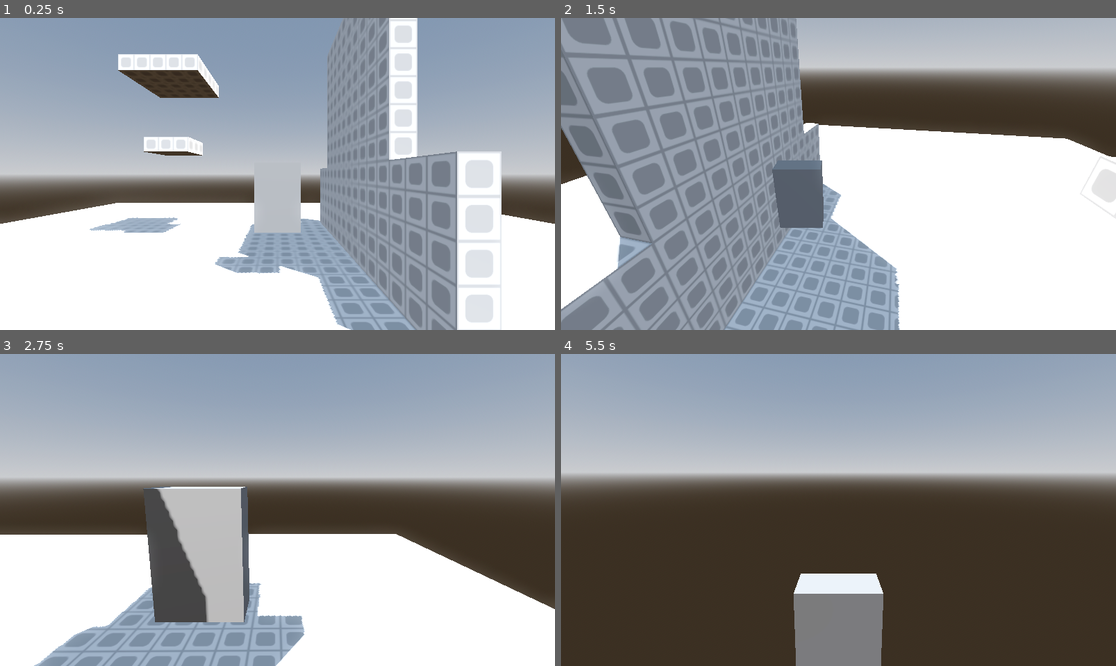
Above: before the commit, frames 1-4 (two rows, left to right).
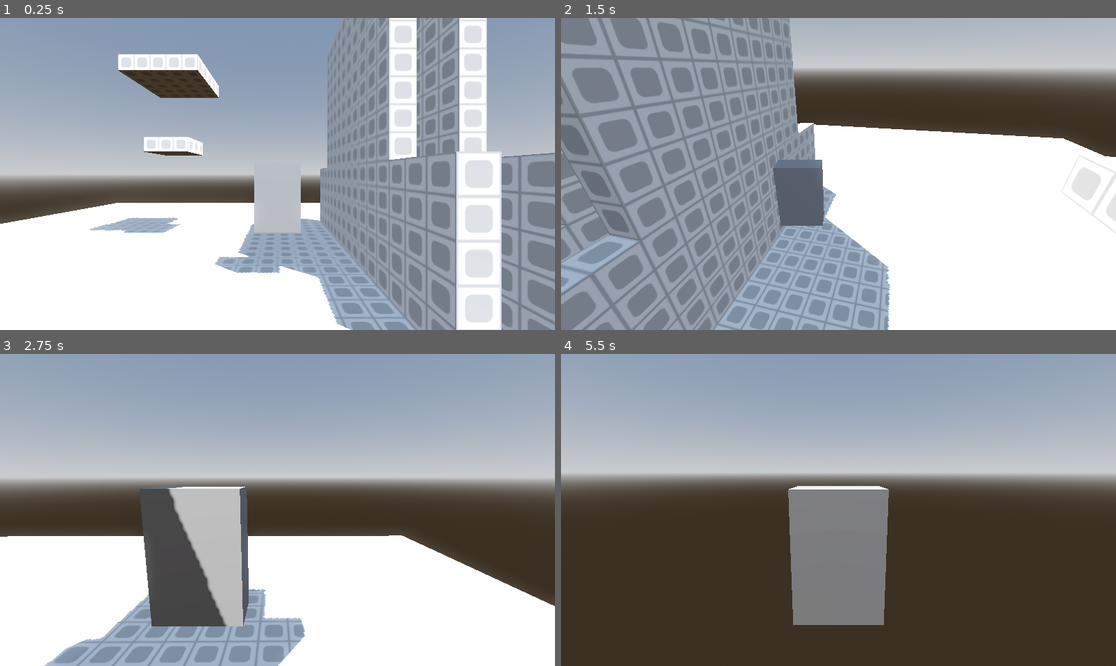
Above: after the commit, the same moments.

Repository: Natelytle/jomolith
Game: Godot game, scene res://Scenes/main.tscn
Two runs of this game, one before a commit and one after it. Both use one fixed random seed, a clock stepped at 60 frames per second and the inputs below.
Inputs (mouse positions are in pixels of both pictures, inside the frame that each line leads up to):
- Up to frame 1 (0.25 s): no input
- Up to frame 2 (1.5 s): move the mouse to (960, 158) at 0.52 s; hold D (right) 0.53-1.28 s; hold Right mouse button (right_click) 0.53-1.28 s; tap Space (jump) at 0.77 s; move the mouse to (727, 189) at 1.27 s; hold S (backward) from 1.28 s (still down); tap Shift (shift_lock) at 1.35 s
- Up to frame 3 (2.75 s): tap Space (jump) at 1.52 s; move the mouse to (288, 503) at 2.02 s; release S (backward) at 2.03 s; hold W (forward) from 2.03 s (still down); tap Mouse wheel up (zoom_in) at 2.1 s
- Up to frame 4 (5.5 s): keep holding W (forward); move the mouse to (832, 516) at 2.77 s; tap Mouse wheel down (zoom_out) at 2.85 s; tap Space (jump) at 3.02, 3.77, 4.52 s; move the mouse to (877, 513) at 3.52 s; hold Right mouse button (right_click) 3.53-4.28 s; move the mouse to (794, 506) at 4.27 s; tap Shift (shift_lock) at 4.35 s; move the mouse to (844, 510) at 5.02 s; tap Mouse wheel up (zoom_in) at 5.1 s

The runs differ from the first frame. In frame 1, 9.5% of the frame differs, in the area x 4-100%, y 0-100%; in frame 2, 22%, in the area x 0-100%, y 0-100%; in frame 3, 5.2%; in frame 4, 8.1%.

Commit message:
Fix bounce bug on edges

Diff:
--- a/Scenes/main.tscn
+++ b/Scenes/main.tscn
@@ -27,6 +27,16 @@
 [sub_resource type="StandardMaterial3D" id="StandardMaterial3D_jjvhh"]
 albedo_texture = ExtResource("1_jjgbg")
 uv1_offset = Vector3(0, 0.5, 0)
+uv1_triplanar = true
+
+[sub_resource type="StandardMaterial3D" id="StandardMaterial3D_kry3j"]
+albedo_texture = ExtResource("1_jjgbg")
+uv1_offset = Vector3(0.5, 0.5, 0)
+uv1_triplanar = true
+
+[sub_resource type="StandardMaterial3D" id="StandardMaterial3D_21xkr"]
+albedo_texture = ExtResource("1_jjgbg")
+uv1_offset = Vector3(0.5, 0.5, 0)
 uv1_triplanar = true
 
 [sub_resource type="PhysicsMaterial" id="PhysicsMaterial_by5y7"]
@@ -71,15 +81,26 @@
 size = Vector3(1, 9, 10)
 material = SubResource("StandardMaterial3D_jjvhh")
 
+[node name="CSGBox3D7" type="CSGBox3D" parent="Stage/CSGBox3D"]
+transform = Transform3D(1, 0, 0, 0, 1, 0, 0, 0, 1, 7, 3, -3)
+use_collision = true
+size = Vector3(1, 5, 16)
+material = SubResource("StandardMaterial3D_kry3j")
+
+[node name="CSGBox3D8" type="CSGBox3D" parent="Stage/CSGBox3D"]
+transform = Transform3D(1, 0, 0, 0, 1, 0, 0, 0, 1, 7, 10, -3)
+size = Vector3(1, 9, 10)
+material = SubResource("StandardMaterial3D_21xkr")
+
 [node name="CSGBox3D5" type="CSGBox3D" parent="Stage/CSGBox3D"]
 transform = Transform3D(1, 0, 0, 0, 1, 0, 0, 0, 1, -7.5, 12, -6.5)
 size = Vector3(5, 1, 5)
 material = SubResource("StandardMaterial3D_jjvhh")
 
 [node name="CSGBox3D6" type="CSGBox3D" parent="Stage/CSGBox3D"]
-transform = Transform3D(1, 0, 0, 0, 1, 0, 0, 0, 1, -0.5, 1, -16.5)
+transform = Transform3D(1, 0, 0, 0, 1, 0, 0, 0, 1, -0.5, 1.5, -16.5)
 use_collision = true
-size = Vector3(3, 1, 3)
+size = Vector3(3, 2, 3)
 material = SubResource("StandardMaterial3D_jjvhh")
 
 [node name="Player" type="Node3D" parent="."]
--- a/Scripts/player.gd
+++ b/Scripts/player.gd
@@ -58,7 +58,7 @@
 func _physics_process(delta: float) -> void:
 	var averageLength = hitboxLegs.get_average_length()
 
-	isOnFloor = averageLength < 2.1 && (linear_velocity.y < 0.5 or isOnFloor)
+	isOnFloor = averageLength < 2.0 && (linear_velocity.y < 0.5 or isOnFloor)
 
 	if not isOnFloor:
 		coyoteTimeTimer += delta
--- a/project.godot
+++ b/project.godot
@@ -78,10 +78,8 @@
 
 [physics]
 
-common/physics_ticks_per_second=120
-common/physics_jitter_fix=0.0
+common/physics_ticks_per_second=240
 3d/physics_engine="Jolt Physics"
 3d/default_gravity=196.2
 3d/default_linear_damp=0.0
 3d/default_angular_damp=0.0
-common/physics_interpolation=true
Not shown: 1 places in Scenes/main.tscn that only renumber resources
